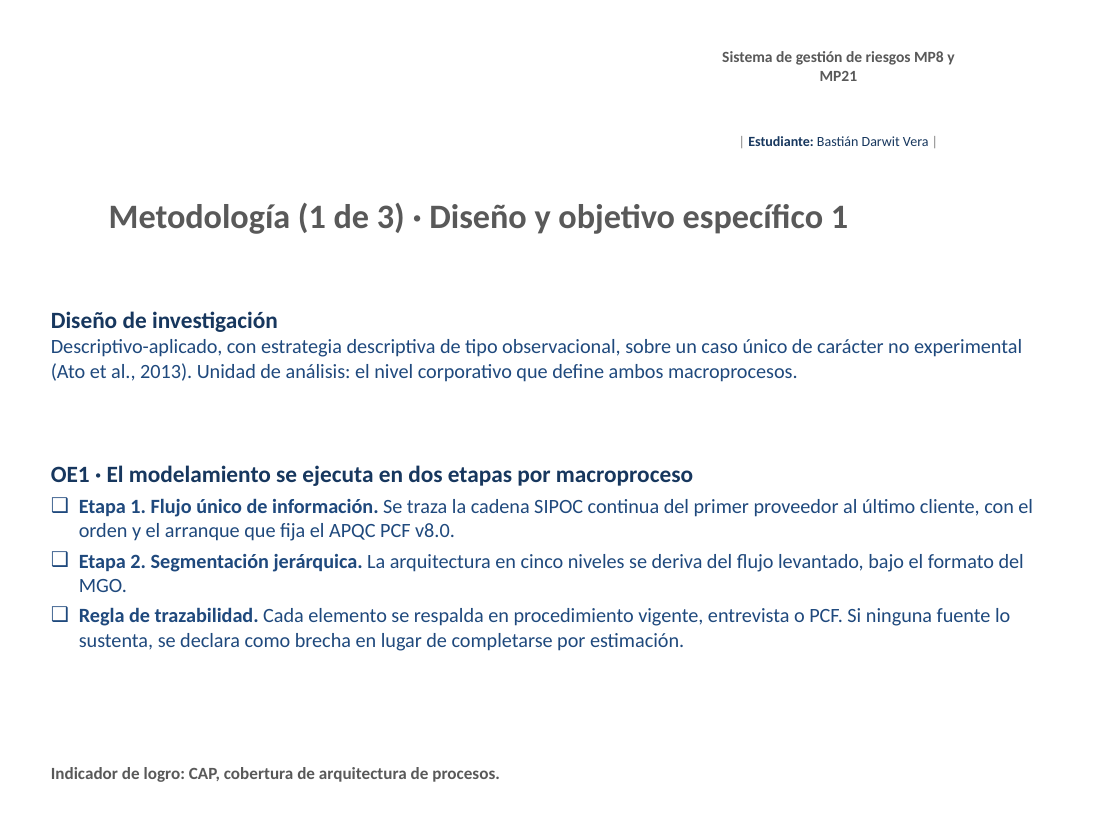
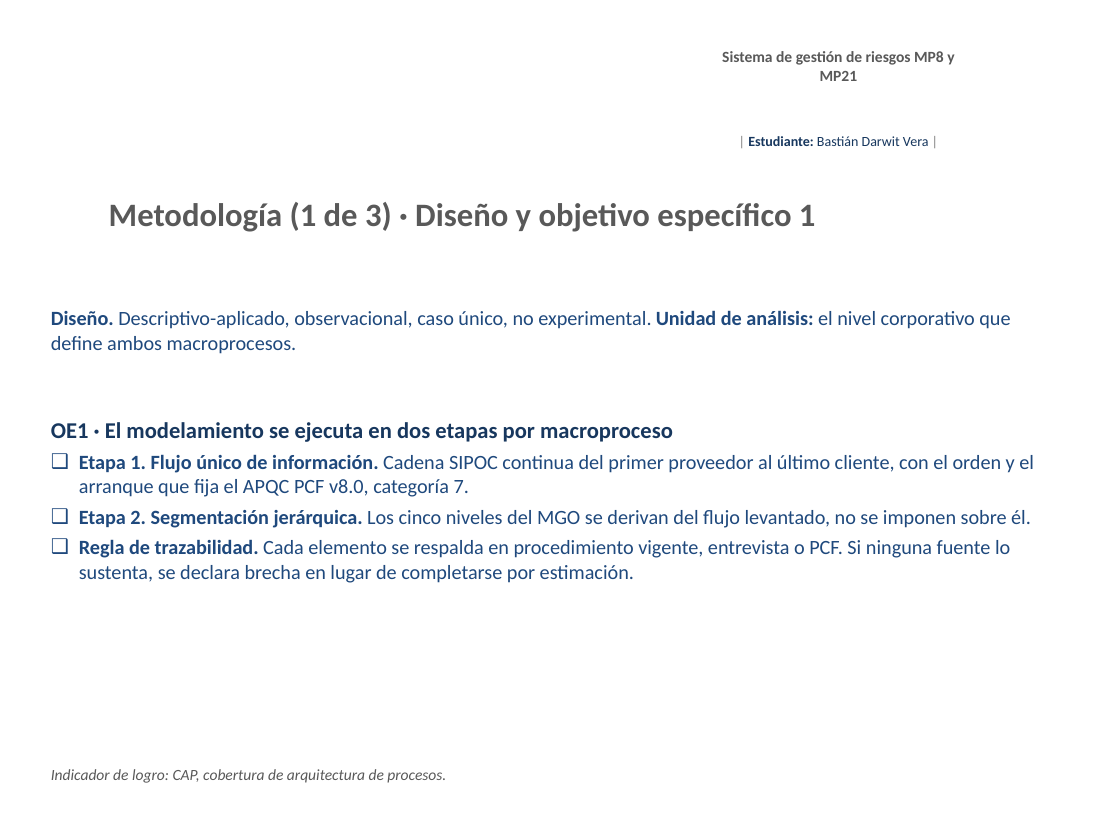
Before and after one commit to BastianDarwit/AFE, a slide deck: slide 4 of Avance_1_TFG_Bastian_Darwit_v1.pptx. Drawn at 1120x840 pixels with LibreOffice and Linux fonts; fonts in the diff are those of the drawing; background and template pictures are left out. Boxes give left, top, right and bottom in pixels: in the first picture for what was removed or moved away, otherwise in the second. Text is boxed around its words. In the diff, an @@ line names an element or a change of style, - is before the commit and + after.

Commit message:
Ampliar la presentacion del Avance 1 a 15 laminas con notas del orador
La version anterior, de 9 laminas, quedaba por debajo de los 8 minutos
requeridos y concentraba el peso en la metodologia. Se reequilibra dando
cinco laminas a los resultados y se agrega la exposicion de los cambios.

Laminas agregadas:
- Cambios respecto del anteproyecto, con el ambito, que cambio y por que,
  y la declaracion explicita de que no cambian el objetivo general, los
  objetivos especificos, los indicadores ni los entregables.
- El flujo unico de informacion de MP8: cadena SIPOC de 5 proveedores a 6
  clientes, 18 fases, arranque en la necesidad estrategica de dotacion y
  composicion por procedencia.
- Cobertura del levantamiento por fase, con las 18 fases y las dos que
  concentran brechas destacadas.
- Brechas declaradas, agrupadas por fase, con sus codigos APQC y el rol
  con quien se cierran.
- Hallazgos del contraste entre fuentes y estado de los indicadores.
- Proximos pasos, con actividades y semanas comprometidas.
- Cierre.

Otros cambios:
- La lamina del titulo incorpora el tema y el caso, sin justificarlos.
- La metodologia se expone sin fundamentacion, por haber sido aprobada en
  el anteproyecto.
- Se agregan notas del orador en las 15 laminas, con tiempo sugerido,
  tiempo acumulado, guion breve y preguntas probables de la comision.
  Duracion estimada total: 10 minutos y 50 segundos.

```diff
--- a/Avance_1_TFG_Bastian_Darwit_v1.pptx
+++ b/Avance_1_TFG_Bastian_Darwit_v1.pptx
@@ text "Metodología (1 de 3) · ..." at (109,202,816,232): size 22 to 21 pt @@
@@ text at (51,310,1010,354): text changed @@
-Diseño de investigación
-Descriptivo-aplicado, con estrategia descriptiva de tipo observacional, sobre un caso único de carácter no experimental (Ato et al., 2013). Unidad de análisis: el nivel corporativo que define ambos macroprocesos.
+Diseño. Descriptivo-aplicado, observacional, caso único, no experimental. Unidad de análisis: el nivel corporativo que define ambos macroprocesos.
@@ text "OE1 · El modelamiento se ...": place and size @@
-text "OE1 · El modelamiento se ..." at (51,465,1033,651)
+text "OE1 · El modelamiento se ..." at (51,422,1034,583)
@@ text at (51,422,673,442): size 15 to 14.5 pt in "OE1 · El modelamiento se ejecuta en ..." @@
@@ text at (79,454,1034,583): text changed @@
-❑ Etapa 1. Flujo único de información. Se traza la cadena SIPOC continua del primer proveedor al último cliente, con el orden y el arranque que fija el APQC PCF v8.0.
-❑ Etapa 2. Segmentación jerárquica. La arquitectura en cinco niveles se deriva del flujo levantado, bajo el formato del MGO.
-❑ Regla de trazabilidad. Cada elemento se respalda en procedimiento vigente, entrevista o PCF. Si ninguna fuente lo sustenta, se declara como brecha en lugar de completarse por estimación.
+❑ Etapa 1. Flujo único de información. Cadena SIPOC continua del primer proveedor al último cliente, con el orden y el arranque que fija el APQC PCF v8.0, categoría 7.
+❑ Etapa 2. Segmentación jerárquica. Los cinco niveles del MGO se derivan del flujo levantado, no se imponen sobre él.
+❑ Regla de trazabilidad. Cada elemento se respalda en procedimiento vigente, entrevista o PCF. Si ninguna fuente lo sustenta, se declara brecha en lugar de completarse por estimación.
@@ text "Indicador de logro: CAP, cobertura ..." at (51,769,446,783): size 11 to 10 pt, bold off, italic on @@
```
Also in this commit, not shown: 7 other slides changed, 6 slides added.
